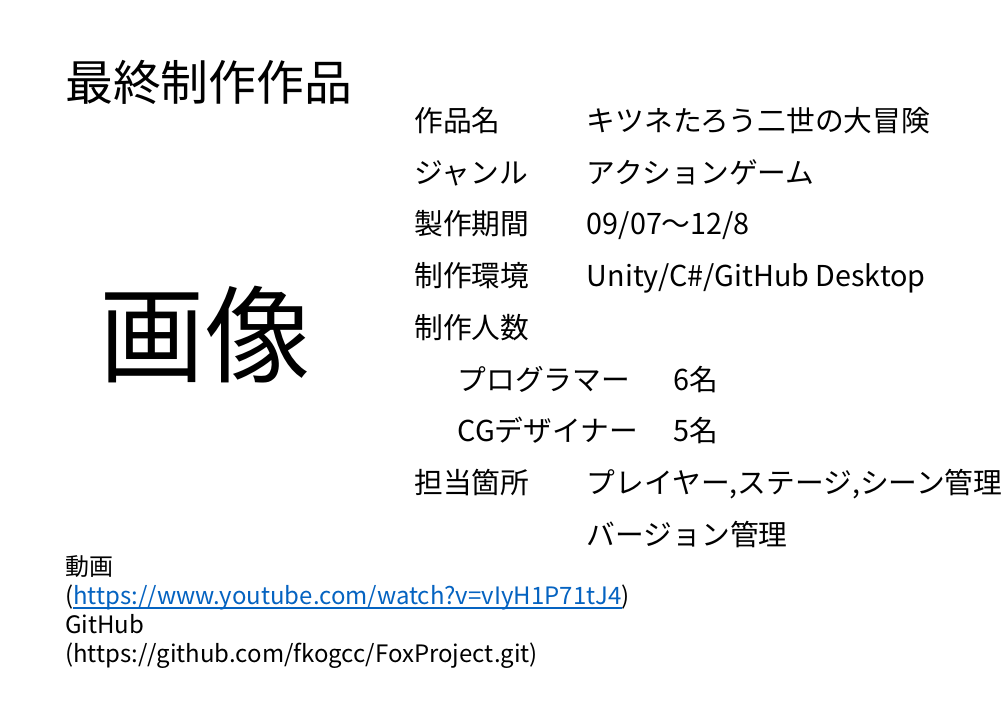
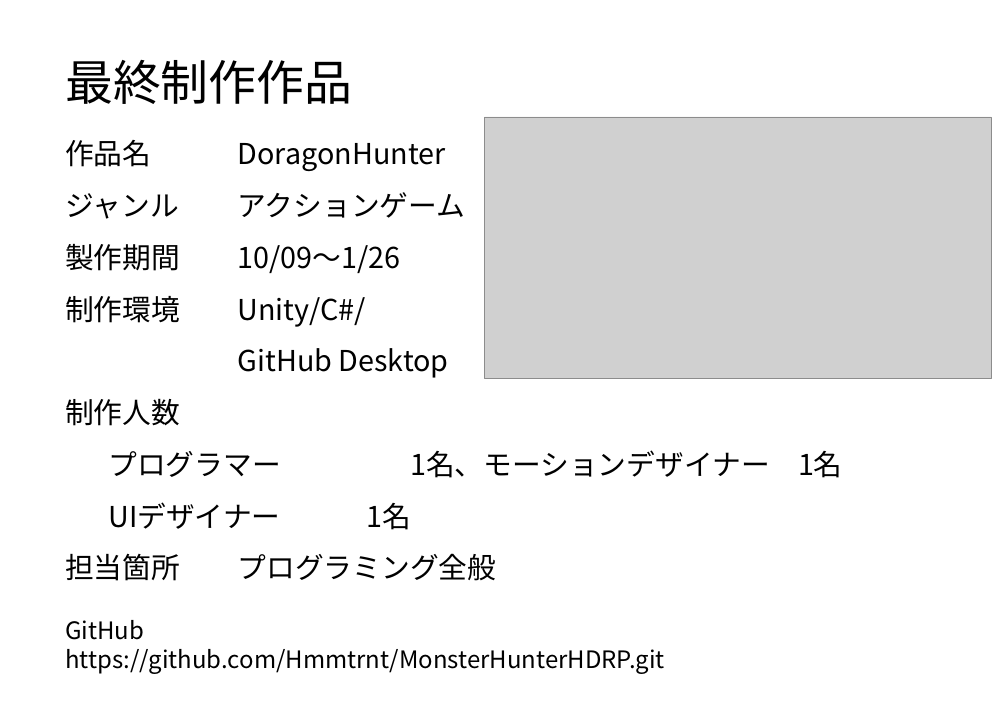
Before and after one commit to Hmmtrnt/Protfolio, a slide deck: slide 4 of ポートフォリオコナミ.pptx. Drawn at 1008x713 pixels with LibreOffice and Linux fonts; fonts in the diff are those of the drawing; grey boxes stand for pictures. Boxes give left, top, right and bottom in pixels: in the first picture for what was removed or moved away, otherwise in the second. Text is boxed around its words. In the diff, an @@ line names an element or a change of style, - is before the commit and + after.

```diff
--- a/ポートフォリオコナミ.pptx
+++ b/ポートフォリオコナミ.pptx
@@ text "作品名 DoragonHunter": place and size @@
-text "作品名 DoragonHunter" at (415, 107, 1002, 548)
+text "作品名 DoragonHunter" at (65, 140, 843, 581)
@@ picture added at (485, 117, 992, 379) @@
@@ text at (65, 140, 446, 171): text changed @@
-作品名 キツネたろう二世の大冒険
+作品名 DoragonHunter
@@ text at (65, 244, 449, 378): text changed @@
-製作期間 09/07～12/8
-制作環境 Unity/C#/GitHub Desktop
+製作期間 10/09～1/26
+制作環境 Unity/C#/
+GitHub Desktop
@@ text removed at (100, 285, 311, 383) @@
-画像
@@ text at (108, 450, 843, 581): text changed @@
-  プログラマー 6名
-  CGデザイナー 5名
-担当箇所 プレイヤー,ステージ,シーン管理
-バージョン管理
+  プログラマー 1名、モーションデザイナー 1名
+  UIデザイナー 1名
+担当箇所 プログラミング全般
@@ text at (65, 555, 630, 610): paragraphs removed @@
-動画
-(https://www.youtube.com/watch?v=vIyH1P71tJ4)
@@ text "GitHub": place and size @@
-text "GitHub" at (65, 555, 630, 668)
+text "GitHub" at (65, 620, 665, 674)
@@ text at (65, 649, 665, 674): text changed @@
-(https://github.com/fkogcc/FoxProject.git)
+https://github.com/Hmmtrnt/MonsterHunterHDRP.git
```
Also in this commit, not shown: 5 other slides changed, 4 slides added, 4 slides removed.
